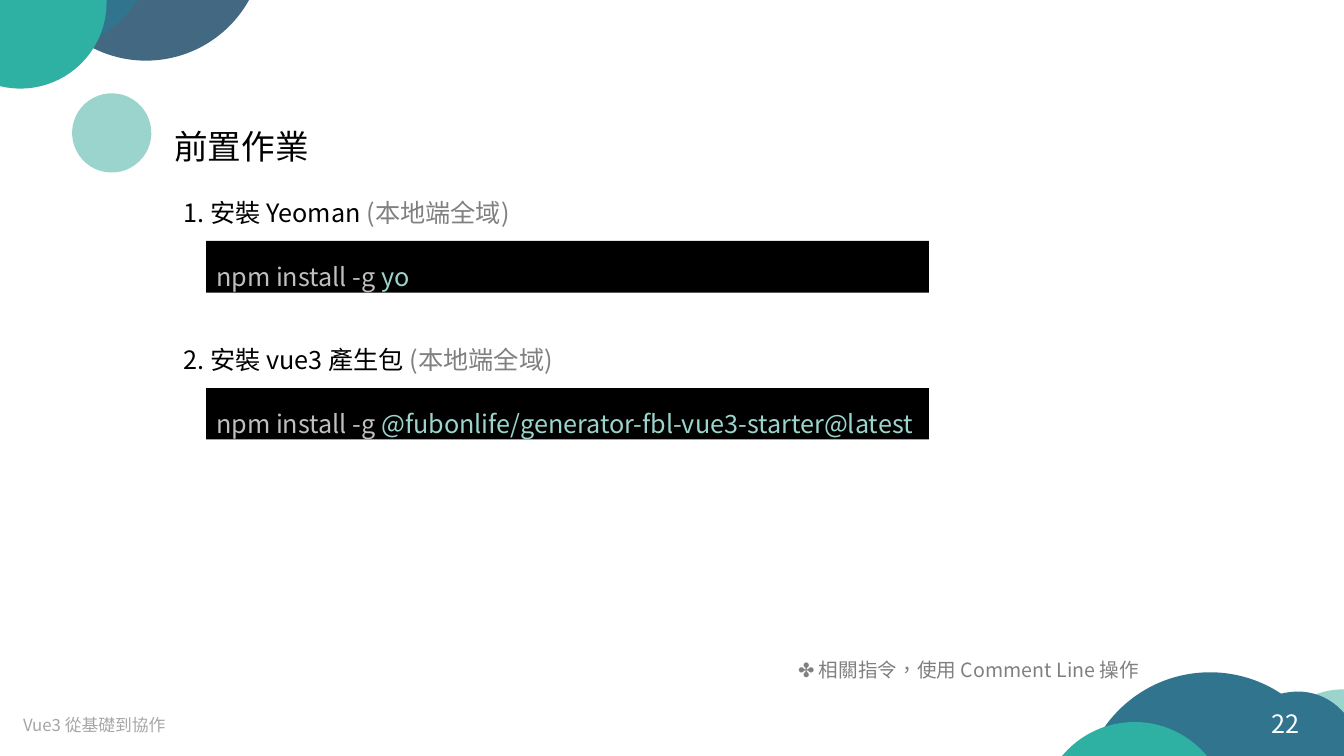
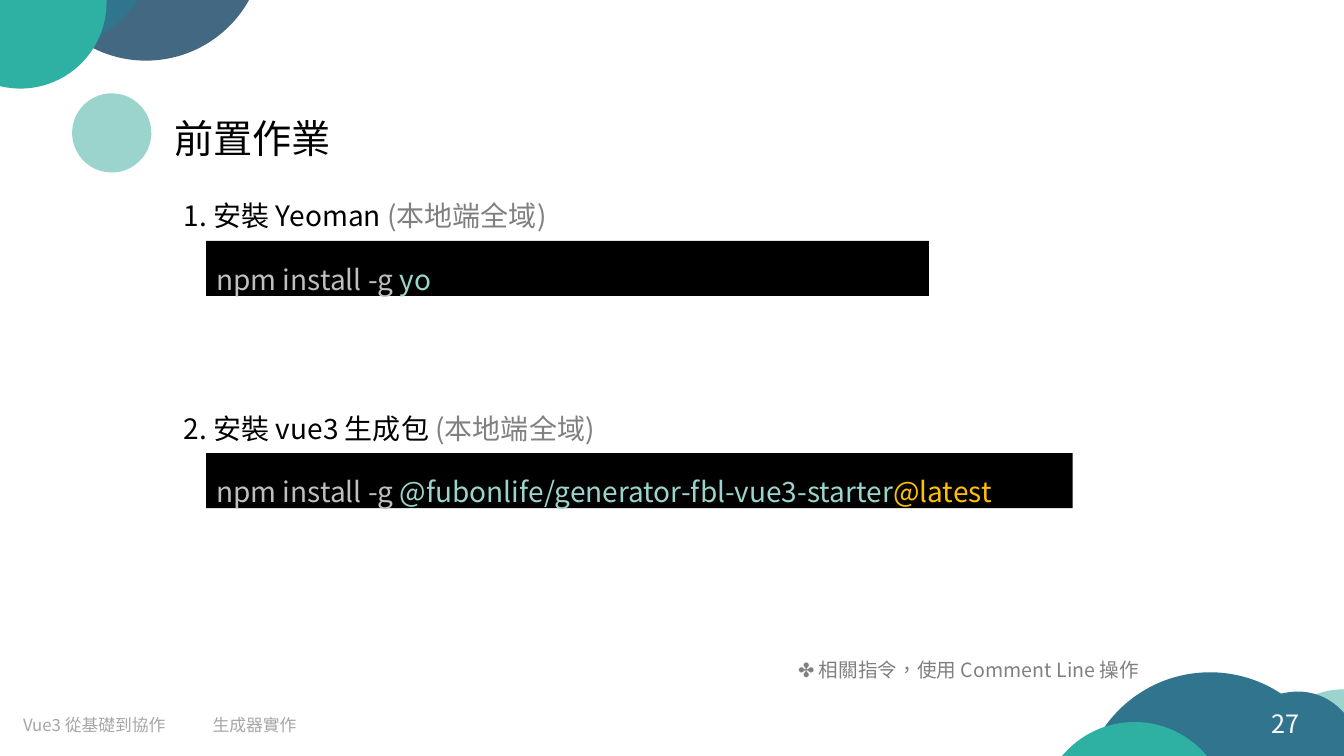
Before and after one commit to arx827/myDrive, a slide deck: slide 27 of Vue.js 從基礎到協作.pptx (slide 22 before the commit). Drawn at 1344x756 pixels with LibreOffice and Linux fonts; fonts in the diff are those of the drawing. Boxes give left, top, right and bottom in pixels: in the first picture for what was removed or moved away, otherwise in the second. Text is boxed around its words. In the diff, an @@ line names an element or a change of style, - is before the commit and + after.

```diff
--- a/Vue.js 從基礎到協作.pptx
+++ b/Vue.js 從基礎到協作.pptx
@@ text "前置作業" moved from (x1=174, y1=130, x2=308, y2=162) to (x1=174, y1=120, x2=331, y2=156) @@
@@ text "前置作業" at (x1=174, y1=120, x2=331, y2=156): size 24 to 28 pt @@
@@ text "1. 安裝 Yeoman (本地端全域)" at (x1=184, y1=202, x2=546, y2=231): size 18 to 20 pt @@
@@ rectangle "npm install -g yo" resized from (x1=207, y1=241, x2=930, y2=292) to (x1=207, y1=241, x2=930, y2=296) @@
@@ rectangle "npm install -g yo" at (x1=207, y1=241, x2=930, y2=296): size 18 to 20 pt @@
@@ text at (x1=184, y1=415, x2=594, y2=444): text changed; size 18 to 20 pt @@
-2. 安裝 vue3 產生包 (本地端全域)
+2. 安裝 vue3 生成包 (本地端全域)
@@ rectangle "npm install -g @fubonlife/generator-fbl-vue3-starter@latest" resized from (x1=207, y1=388, x2=930, y2=440) to (x1=207, y1=453, x2=1074, y2=508) @@
@@ rectangle "npm install -g @fubonlife/generator-fbl-vue3-starter@latest" at (x1=207, y1=453, x2=1074, y2=508): size 18 to 20 pt; text colour #9BD4CC to #FFC000 in "@fubonlife/generator-fbl-vue3-starter@latest" @@
@@ text added at (x1=213, y1=717, x2=297, y2=732), 12 pt, text #A6A6A6 @@
+生成器實作
@@ page number at (x1=1272, y1=714, x2=1300, y2=733): text changed @@
-22
+27
```
Also in this commit, not shown: 27 other slides changed, 5 slides added, 1 other file.
